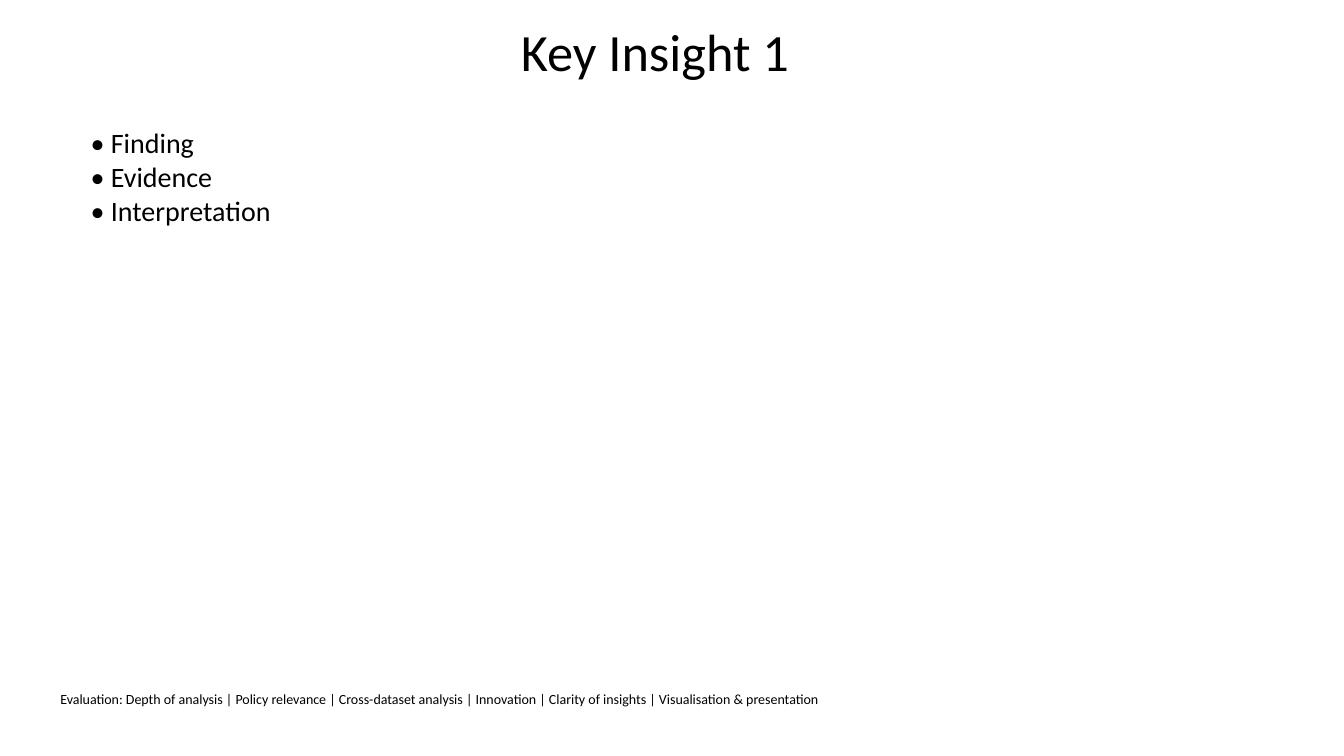
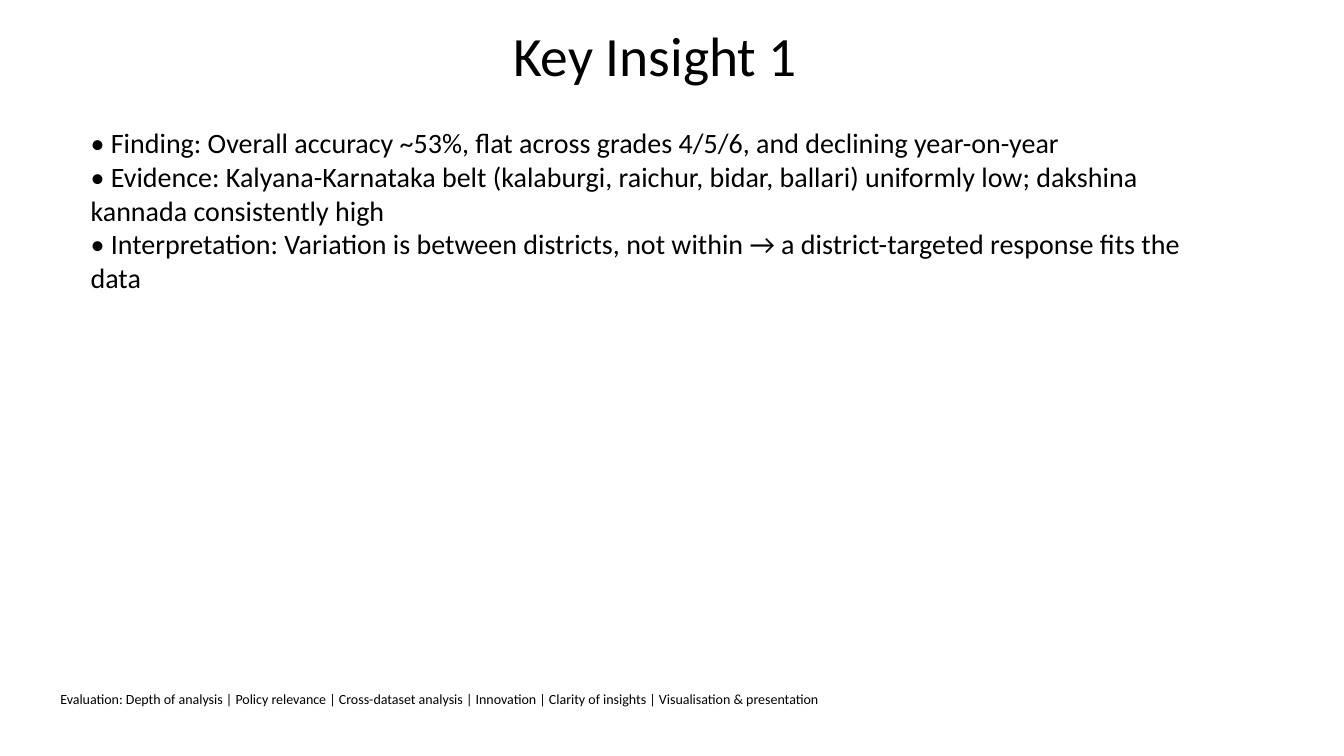
Before and after one commit to shreyassks/EduMiners, a slide deck: slide 5 of slides.pptx. Drawn at 1344x756 pixels with LibreOffice and Linux fonts; fonts in the diff are those of the drawing. Boxes give left, top, right and bottom in pixels: in the first picture for what was removed or moved away, otherwise in the second. Text is boxed around its words. In the diff, an @@ line names an element or a change of style, - is before the commit and + after.

```diff
--- a/slides.pptx
+++ b/slides.pptx
@@ title "Key Insight 1" at box(513, 37, 797, 86): size 37.4 to 39.6 pt; line spacing 0.8 to 1 @@
@@ text at box(91, 133, 1179, 289): text changed @@
-• Finding
-• Evidence
-• Interpretation
+• Finding: Overall accuracy ~53%, flat across grades 4/5/6, and declining year-on-year
+• Evidence: Kalyana-Karnataka belt (kalaburgi, raichur, bidar, ballari) uniformly low; dakshina kannada consistently high
+• Interpretation: Variation is between districts, not within → a district-targeted response fits the data
```
Also in this commit, not shown: 10 other slides changed, 25 other files.
